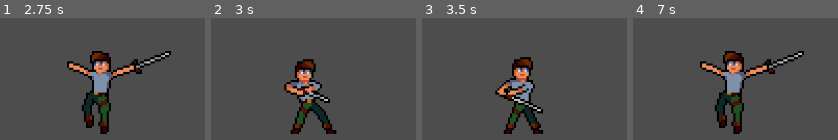
Above: before the commit, frames 1-4 (left to right).
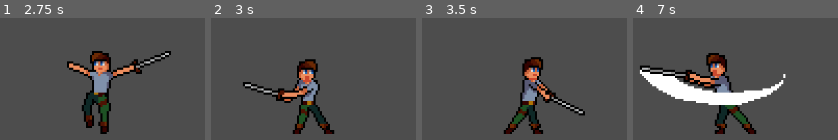
Above: after the commit, the same moments.

Repository: DoggyRuff6132/frame-data-combat-system
Game: Godot game, scene res://sample_scene.tscn
The game is run twice, just before and just after one commit, with the same random seed, the same clock (stepped at 60 frames per second) and the same inputs.
Inputs (mouse positions are in pixels of both pictures, inside the frame that each line leads up to):
- Up to frame 1 (2.75 s): tap Enter (ui_accept) at 0.5, 0.77, 1.52 s; move the mouse to (outside the picture) at 0.52 s; hold Right (ui_right) 0.53-2.03 s; click (outside the picture) at 0.6 s; move the mouse to (outside the picture) at 1.27 s; click (outside the picture) at 1.35 s; move the mouse to (outside the picture) at 2.02 s; hold Left (ui_left) from 2.03 s (still down); click (outside the picture) at 2.1 s
- Up to frame 2 (3 s): move the mouse to (outside the picture) at 2.77 s; release Left (ui_left) at 2.78 s; hold Right (ui_right) from 2.78 s (still down); click (outside the picture) at 2.85 s
- Up to frame 3 (3.5 s): keep holding Right (ui_right); tap Enter (ui_accept) at 3.02 s
- Up to frame 4 (7 s): move the mouse to (outside the picture) at 3.52 s; click (outside the picture) at 3.6 s; tap Enter (ui_accept) at 3.77, 4.52, 6.02, 6.77 s; move the mouse to (outside the picture) at 4.27 s; release Right (ui_right) at 4.28 s; hold Left (ui_left) 4.28-5.03 s; click (outside the picture) at 4.35 s; move the mouse to (774, 89) at 5.02 s; hold Right (ui_right) 5.03-5.78 s; click (774, 89) at 5.1 s; move the mouse to (outside the picture) at 5.77 s; hold Left (ui_left) from 5.78 s (still down); click (outside the picture) at 5.85 s; move the mouse to (outside the picture) at 6.52 s; click (outside the picture) at 6.6 s

Frame 1 is identical in both runs. In frame 2, 6.8% of the frame differs, in the area x 15-62%, y 33-96%; in frame 3, 9.3%; in frame 4, 20%, in the area x 3-84%, y 27-96%.

Commit message:
cleaned up bugs
add node starts at 1 - fixed
added slice

Diff:
--- a/AttackFrameData.gd
+++ b/AttackFrameData.gd
@@ -35,8 +35,8 @@
 	var children = get_children()
 	attack_frames.clear()
 
-	var width = 0
-	var height = 0
+	var width = -1
+	var height = -1
 	for child in children:
 		if width < child.attack_frame_number:
 			width = child.attack_frame_number
@@ -44,10 +44,14 @@
 			height = child.hitbox_number
 
 	#make 2d array
-	for i in width + 1:
+	for i in width+1:
 		attack_frames.append([])
 
+	print(width)
+	print(height)
+
 	for child in children:
+		print(name + " " + str(child.attack_frame_number))
 		attack_frames[child.attack_frame_number].insert(child.hitbox_number, child)
 		child.visible = false
 
--- a/player.tscn
+++ b/player.tscn
@@ -7,6 +7,7 @@
 [ext_resource type="Texture2D" uid="uid://dlrn6th6j7732" path="res://CharacterPack-Version1/Character-Weapon/Character-Attack-1.png" id="4_vs18h"]
 [ext_resource type="Texture2D" uid="uid://2caopcmwblm6" path="res://CharacterPack-Version1/Character-Weapon/Character-Attack-2.png" id="5_2p1n8"]
 [ext_resource type="Texture2D" uid="uid://ur47bhsdbps" path="res://CharacterPack-Version1/Character-Weapon/Character-run-weapon.png" id="5_bq3j2"]
+[ext_resource type="Texture2D" uid="uid://c3nhtonwlunbc" path="res://CharacterPack-Version1/Character-Weapon/Character-Attack-3.png" id="6_f8uow"]
 [ext_resource type="Script" path="res://attack_holder.gd" id="6_yreqj"]
 [ext_resource type="Script" path="res://AttackFrameData.gd" id="8_skvb4"]
 [ext_resource type="Script" path="res://AttackFrameDataCollider.gd" id="9_kx5w3"]
@@ -53,6 +54,84 @@
 [sub_resource type="AnimationLibrary" id="AnimationLibrary_6rn5v"]
 _data = {
 "RESET": SubResource("Animation_a3o7e")
+}
+
+[sub_resource type="Animation" id="Animation_lxxl5"]
+resource_name = "Slash"
+length = 0.8
+step = 0.1
+tracks/0/type = "value"
+tracks/0/imported = false
+tracks/0/enabled = true
+tracks/0/path = NodePath("Sprite2D:texture")
+tracks/0/interp = 1
+tracks/0/loop_wrap = true
+tracks/0/keys = {
+"times": PackedFloat32Array(0),
+"transitions": PackedFloat32Array(1),
+"update": 1,
+"values": [ExtResource("5_2p1n8")]
+}
+tracks/1/type = "value"
+tracks/1/imported = false
+tracks/1/enabled = true
+tracks/1/path = NodePath("Sprite2D:hframes")
+tracks/1/interp = 1
+tracks/1/loop_wrap = true
+tracks/1/keys = {
+"times": PackedFloat32Array(0),
+"transitions": PackedFloat32Array(1),
+"update": 1,
+"values": [8]
+}
+tracks/2/type = "value"
+tracks/2/imported = false
+tracks/2/enabled = true
+tracks/2/path = NodePath("Sprite2D:frame")
+tracks/2/interp = 1
+tracks/2/loop_wrap = true
+tracks/2/keys = {
+"times": PackedFloat32Array(0, 0.1, 0.2, 0.3, 0.4, 0.5, 0.6, 0.7),
+"transitions": PackedFloat32Array(1, 1, 1, 1, 1, 1, 1, 1),
+"update": 1,
+"values": [0, 1, 2, 3, 4, 5, 6, 7]
+}
+tracks/3/type = "method"
+tracks/3/imported = false
+tracks/3/enabled = true
+tracks/3/path = NodePath("../AttackHolder/Slash")
+tracks/3/interp = 1
+tracks/3/loop_wrap = true
+tracks/3/keys = {
+"times": PackedFloat32Array(0.3, 0.4, 0.5, 0.8),
+"transitions": PackedFloat32Array(1, 1, 1, 1),
+"values": [{
+"args": [],
+"method": &"NextFrame"
+}, {
+"args": [],
+"method": &"NextFrame"
+}, {
+"args": [true],
+"method": &"HideAll"
+}, {
+"args": [],
+"method": &"ResetFrameNumber"
+}]
+}
+tracks/4/type = "method"
+tracks/4/imported = false
+tracks/4/enabled = true
+tracks/4/path = NodePath("../AttackHolder")
+tracks/4/interp = 1
+tracks/4/loop_wrap = true
+tracks/4/keys = {
+"times": PackedFloat32Array(0.8),
+"transitions": PackedFloat32Array(1),
+"values": [{
+"args": [false],
+"method": &"set_attack_active"
+}]
 }
 
 [sub_resource type="Animation" id="Animation_2uhbp"]
@@ -136,9 +215,8 @@
 }]
 }
 
-[sub_resource type="Animation" id="Animation_lxxl5"]
-resource_name = "Slash"
-length = 0.8
+[sub_resource type="Animation" id="Animation_51tkn"]
+resource_name = "Slice"
 step = 0.1
 tracks/0/type = "value"
 tracks/0/imported = false
@@ -150,7 +228,7 @@
 "times": PackedFloat32Array(0),
 "transitions": PackedFloat32Array(1),
 "update": 1,
-"values": [ExtResource("5_2p1n8")]
+"values": [ExtResource("6_f8uow")]
 }
 tracks/1/type = "value"
 tracks/1/imported = false
@@ -162,28 +240,28 @@
 "times": PackedFloat32Array(0),
 "transitions": PackedFloat32Array(1),
 "update": 1,
-"values": [8]
-}
-tracks/2/type = "value"
-tracks/2/imported = false
-tracks/2/enabled = true
-tracks/2/path = NodePath("Sprite2D:frame")
-tracks/2/interp = 1
-tracks/2/loop_wrap = true
-tracks/2/keys = {
-"times": PackedFloat32Array(0, 0.1, 0.2, 0.3, 0.4, 0.5, 0.6, 0.7),
-"transitions": PackedFloat32Array(1, 1, 1, 1, 1, 1, 1, 1),
-"update": 1,
-"values": [0, 1, 2, 3, 4, 5, 6, 7]
+"values": [9]
+}
+tracks/2/type = "value"
+tracks/2/imported = false
+tracks/2/enabled = true
+tracks/2/path = NodePath("Sprite2D:frame")
+tracks/2/interp = 1
+tracks/2/loop_wrap = true
+tracks/2/keys = {
+"times": PackedFloat32Array(0, 0.1, 0.2, 0.3, 0.4, 0.5, 0.6, 0.7, 0.8),
+"transitions": PackedFloat32Array(1, 1, 1, 1, 1, 1, 1, 1, 1),
+"update": 1,
+"values": [0, 1, 2, 3, 4, 5, 6, 7, 8]
 }
 tracks/3/type = "method"
 tracks/3/imported = false
 tracks/3/enabled = true
-tracks/3/path = NodePath("../AttackHolder/Slash")
+tracks/3/path = NodePath("../AttackHolder/Slice")
 tracks/3/interp = 1
 tracks/3/loop_wrap = true
 tracks/3/keys = {
-"times": PackedFloat32Array(0.3, 0.4, 0.5, 0.8),
+"times": PackedFloat32Array(0.3, 0.4, 0.5, 0.9),
 "transitions": PackedFloat32Array(1, 1, 1, 1),
 "values": [{
 "args": [],
@@ -206,7 +284,7 @@
 tracks/4/interp = 1
 tracks/4/loop_wrap = true
 tracks/4/keys = {
-"times": PackedFloat32Array(0.8),
+"times": PackedFloat32Array(0.9),
 "transitions": PackedFloat32Array(1),
 "values": [{
 "args": [false],
@@ -217,6 +295,7 @@
 [sub_resource type="AnimationLibrary" id="AnimationLibrary_1py34"]
 _data = {
 "Slash": SubResource("Animation_lxxl5"),
+"Slice": SubResource("Animation_51tkn"),
 "Thrust": SubResource("Animation_2uhbp")
 }
 
@@ -542,6 +621,13 @@
 radius = 5.0
 height = 24.0
 
+[sub_resource type="CapsuleShape2D" id="CapsuleShape2D_uku03"]
+height = 70.0
+
+[sub_resource type="CapsuleShape2D" id="CapsuleShape2D_7g5ic"]
+radius = 9.0
+height = 22.0
+
 [node name="Player" type="CharacterBody2D"]
 script = ExtResource("1_bihfk")
 
@@ -608,6 +694,7 @@
 animation_name = "Slash"
 
 [node name="0-single_frame" type="CollisionShape2D" parent="AttackHolder/Slash"]
+visible = false
 position = Vector2(10, -7)
 rotation = -0.821394
 shape = SubResource("CapsuleShape2D_qfc28")
@@ -615,10 +702,29 @@
 script = ExtResource("9_kx5w3")
 
 [node name="1-single_frame" type="CollisionShape2D" parent="AttackHolder/Slash"]
+visible = false
 position = Vector2(23, 9)
 shape = SubResource("CapsuleShape2D_445st")
 debug_color = Color(1, 0, 0, 0.313726)
 script = ExtResource("9_kx5w3")
 attack_frame_number = 1
 
+[node name="Slice" type="Area2D" parent="AttackHolder"]
+script = ExtResource("8_skvb4")
+animation_name = "Slice"
+
+[node name="0-single_frame" type="CollisionShape2D" parent="AttackHolder/Slice"]
+position = Vector2(11, -3)
+rotation = 1.5708
+shape = SubResource("CapsuleShape2D_uku03")
+debug_color = Color(1, 0, 0, 0.313726)
+script = ExtResource("9_kx5w3")
+
+[node name="1-single_frame" type="CollisionShape2D" parent="AttackHolder/Slice"]
+position = Vector2(30, -13)
+shape = SubResource("CapsuleShape2D_7g5ic")
+debug_color = Color(1, 0, 0, 0.313726)
+script = ExtResource("9_kx5w3")
+attack_frame_number = 1
+
 [connection signal="animation_finished" from="AnimationHandler/AnimationPlayer" to="AnimationHandler" method="_on_animation_player_animation_finished"]
Not shown: 1 places in player.tscn that only renumber resources
